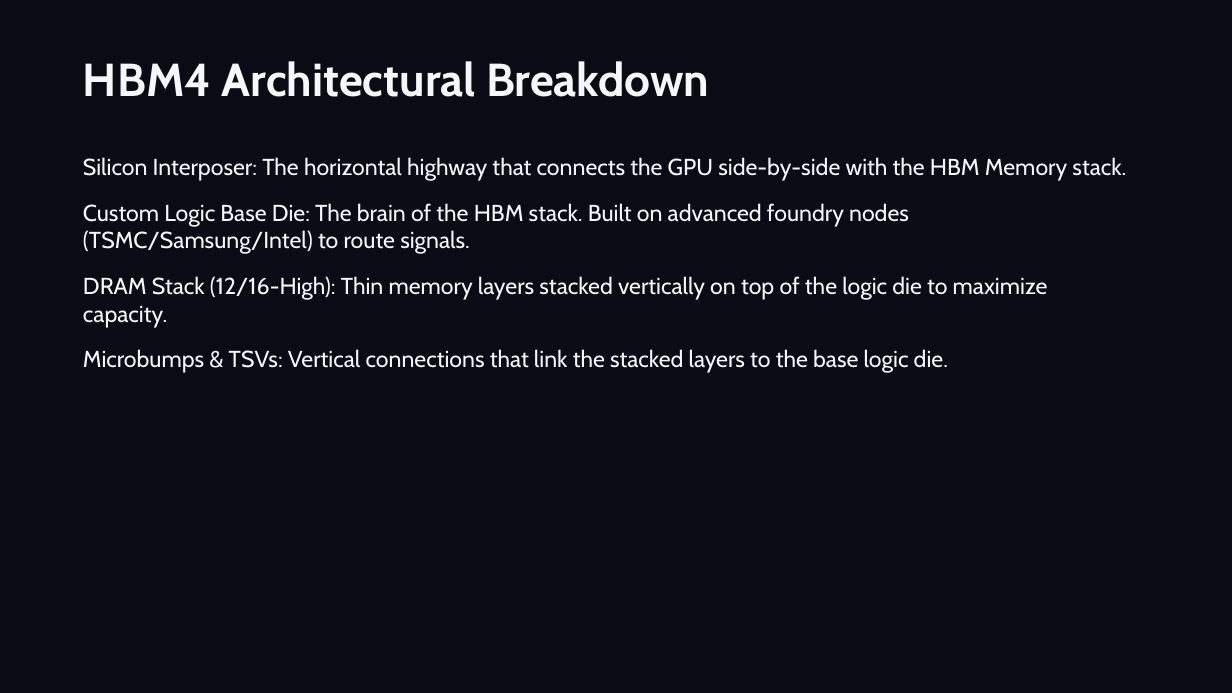
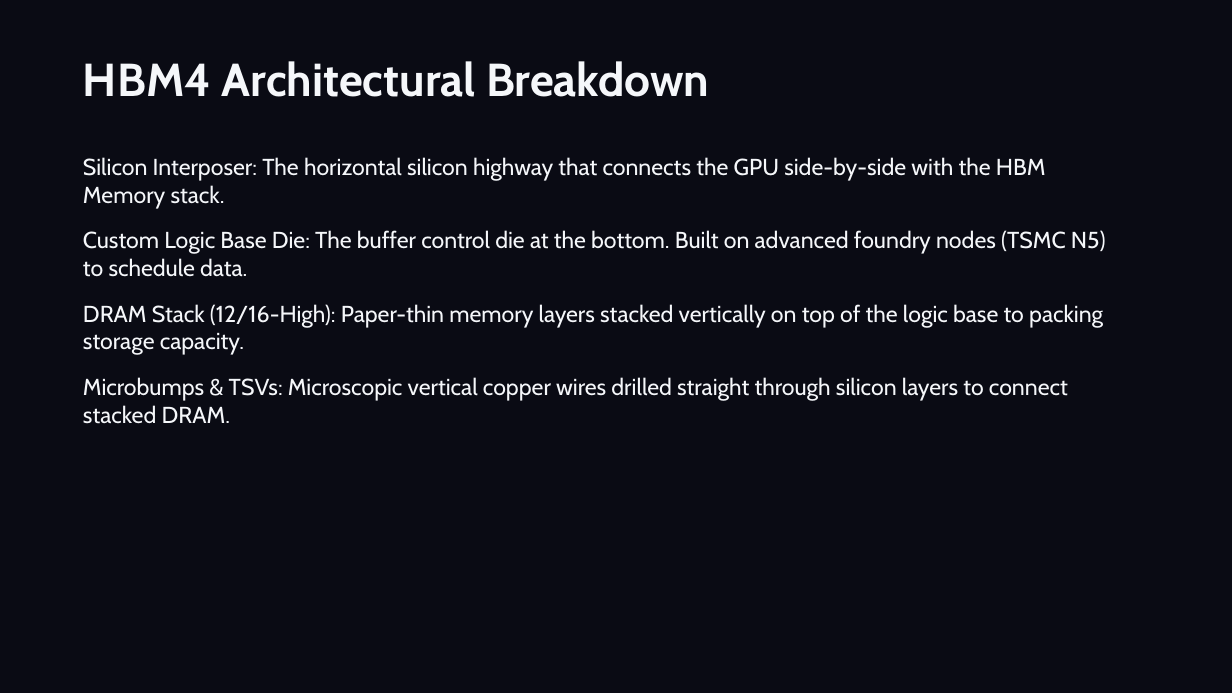
Before and after one commit to jaiAkash1209/Ecube-ppt, a slide deck: slide 4 of HBM4_HBM4E_Showcase.pptx. Drawn at 1232x693 pixels with LibreOffice and Linux fonts; fonts in the diff are those of the drawing. Boxes give left, top, right and bottom in pixels: in the first picture for what was removed or moved away, otherwise in the second. Text is boxed around its words. In the diff, an @@ line names an element or a change of style, - is before the commit and + after.

```diff
--- a/HBM4_HBM4E_Showcase.pptx
+++ b/HBM4_HBM4E_Showcase.pptx
@@ text at box(83, 157, 1106, 424): text changed @@
-Silicon Interposer: The horizontal highway that connects the GPU side-by-side with the HBM Memory stack.
-Custom Logic Base Die: The brain of the HBM stack. Built on advanced foundry nodes (TSMC/Samsung/Intel) to route signals.
-DRAM Stack (12/16-High): Thin memory layers stacked vertically on top of the logic die to maximize capacity.
-Microbumps & TSVs: Vertical connections that link the stacked layers to the base logic die.
+Silicon Interposer: The horizontal silicon highway that connects the GPU side-by-side with the HBM Memory stack.
+Custom Logic Base Die: The buffer control die at the bottom. Built on advanced foundry nodes (TSMC N5) to schedule data.
+DRAM Stack (12/16-High): Paper-thin memory layers stacked vertically on top of the logic base to packing storage capacity.
+Microbumps & TSVs: Microscopic vertical copper wires drilled straight through silicon layers to connect stacked DRAM.
```
Also in this commit, not shown: 3 slides added, 10 slides removed, 4 other files.
